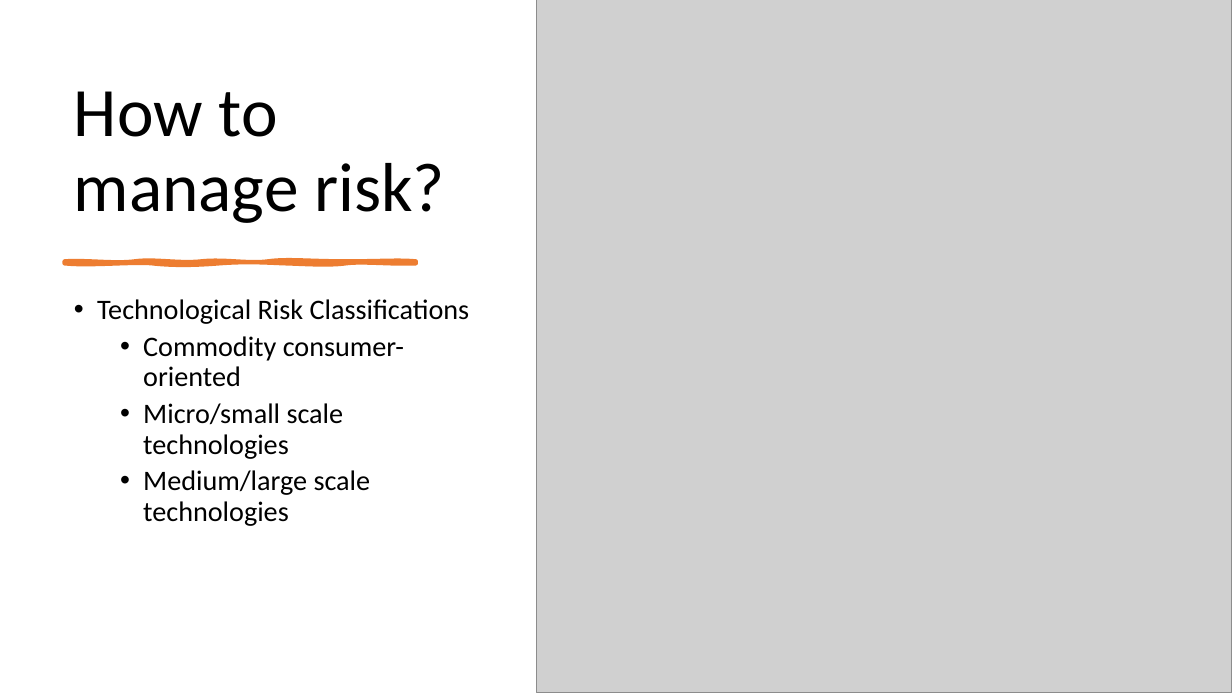
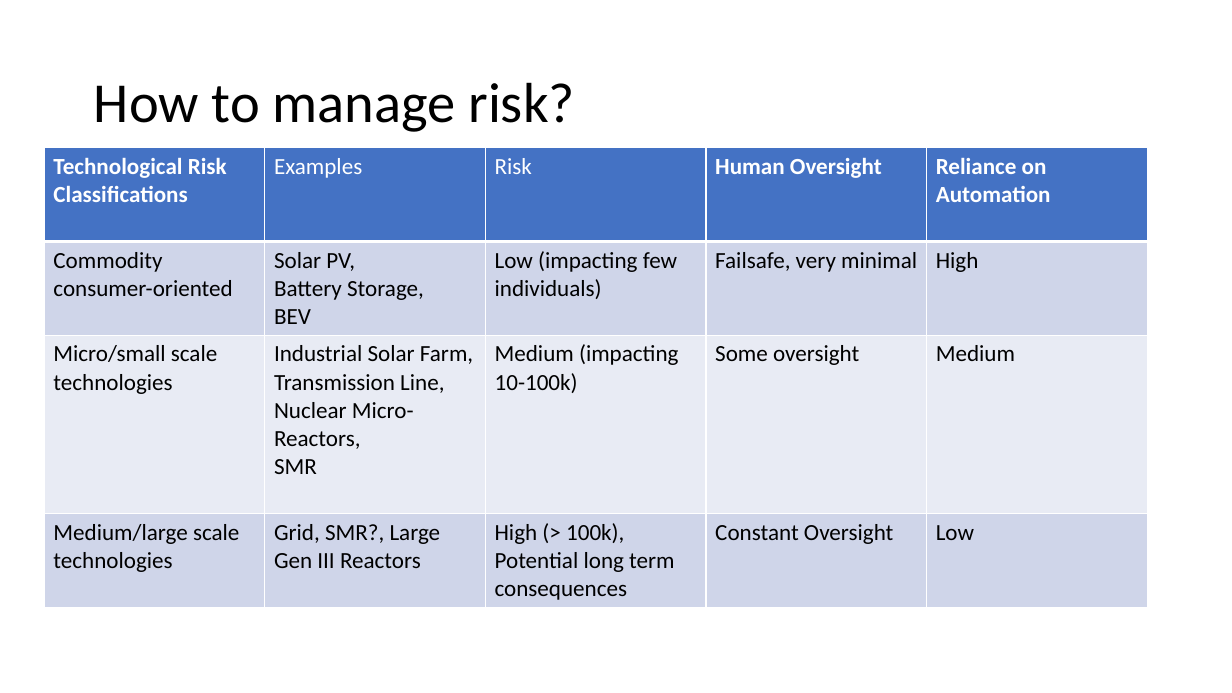
Before and after one commit to rogerlew/conference-ahfe-2022, a slide deck: slide 11 of AHFE 2022.pptx. Drawn at 1232x693 pixels with LibreOffice and Linux fonts; fonts in the diff are those of the drawing; grey boxes stand for pictures. Boxes give left, top, right and bottom in pixels: in the first picture for what was removed or moved away, otherwise in the second. Text is boxed around its words. In the diff, an @@ line names an element or a change of style, - is before the commit and + after.

```diff
--- a/AHFE 2022.pptx
+++ b/AHFE 2022.pptx
@@ picture removed at <box>537,0,1232,693</box> @@
@@ title "How to manage risk?": place and size @@
-title "How to manage risk?" at <box>74,91,445,223</box>
+title "How to manage risk?" at <box>94,82,574,132</box>
@@ title "How to manage risk?" at <box>94,82,574,132</box>: size 54 to 44 pt; vertical alignment bottom to middle @@
@@ table added at <box>44,148,1149,604</box>, 4 rows, 5 columns @@
+Technological Risk Classifications | Examples | Risk | Human Oversight | Reliance on Automation
+Commodity consumer-oriented | Solar PV, / Battery Storage, / BEV | Low (impacting few individuals) | Failsafe, very minimal | High
+Micro/small scale technologies | Industrial Solar Farm, Transmission Line, Nuclear Micro-Reactors, / SMR | Medium (impacting 10-100k) | Some oversight | Medium
+Medium/large scale technologies | Grid, SMR?, Large Gen III Reactors | High (> 100k), Potential long term consequences | Constant Oversight | Low
@@ freeform shape removed at <box>65,262,416,263</box> @@
@@ text removed at <box>97,299,470,526</box> @@
-• Technological Risk Classifications
-  • Commodity consumer-oriented
-  • Micro/small scale technologies
-  • Medium/large scale technologies
```
Also in this commit, not shown: 9 other slides changed, 3 slides removed.
